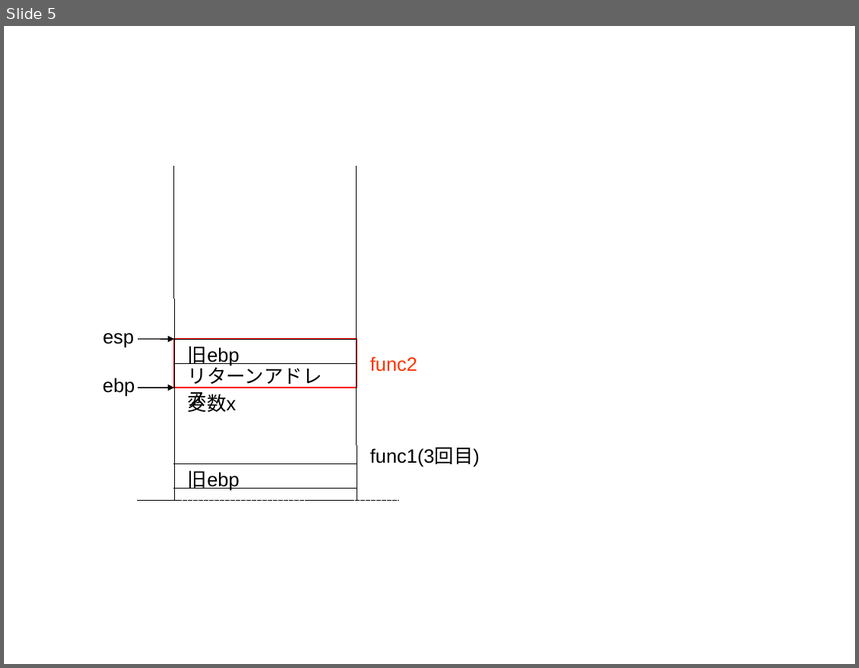
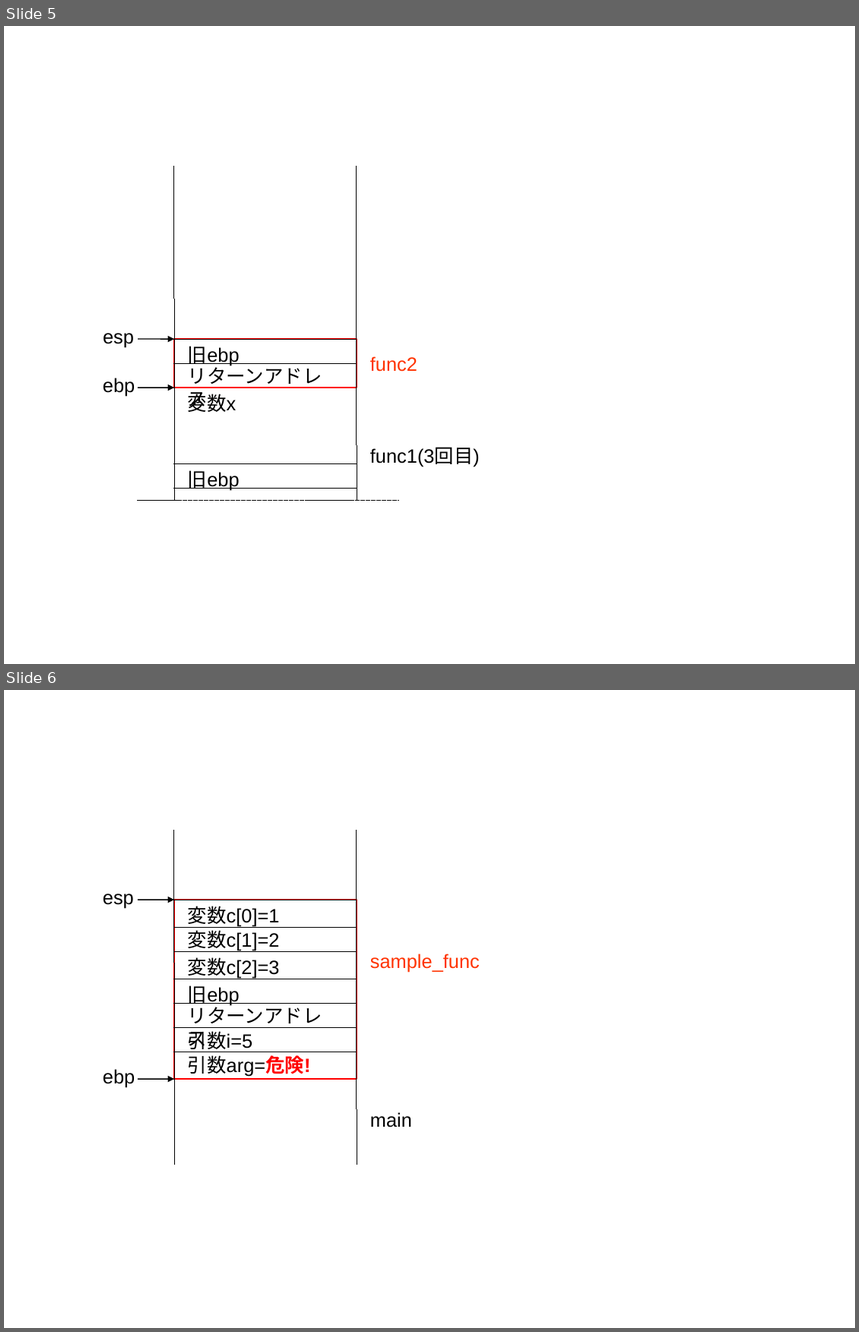
Before and after one commit to gimKondo/lt_slide, a slide deck: image_work/func_stack.odp. Shown one above the other, each under a label of ours: slide 5 before the commit, slides 5 and 6 after it. The pictures are 859x668 and 859x1332 pixels, drawn with LibreOffice and Linux fonts; fonts in the diff are those of the drawing. Boxes give left, top, right and bottom in pixels: in the first picture for what was removed or moved away, otherwise in the second. Text is boxed around its words. In the diff, an @@ line names an element or a change of style, - is before the commit and + after.

```diff
--- a/image_work/func_stack.odp
+++ b/image_work/func_stack.odp
@@ slide 6 added at [4,690,855,1328], background #FFFFFF @@
@@ line added from (174, 830) to (174, 1164), #000000 0 pt @@
@@ line added from (357, 830) to (357, 1164), #000000 0 pt @@
@@ text added at [103,894,134,908], 18 pt, text #000000 @@
+esp
@@ arrow added from (138, 900) to (174, 900), #000000 0.99 pt @@
@@ line added from (174, 900) to (357, 900), #000000 0 pt @@
@@ rectangle added at [175,900,357,1079], outline #FF0000 1.5 pt @@
@@ text added at [188,906,280,928], 18 pt, text #000000 @@
+変数c[0]=1
@@ line added from (174, 927) to (357, 927), #000000 0 pt @@
@@ text added at [188,927,280,952], 18 pt, text #000000 @@
+変数c[1]=2
@@ line added from (174, 952) to (357, 952), #000000 0 pt @@
@@ text added at [188,958,280,980], 18 pt, text #000000 @@
+変数c[2]=3
@@ text added at [370,954,480,972], 18 pt, text #FF3300 @@
+sample_func
@@ line added from (174, 979) to (357, 979), #000000 0 pt @@
@@ text added at [188,986,240,1006], 18 pt, text #000000 @@
+旧ebp
@@ line added from (174, 1004) to (357, 1004), #000000 0 pt @@
@@ text added at [188,1003,322,1049], 18 pt, text #000000 @@
+リターンアドレス
@@ line added from (174, 1027) to (357, 1027), #000000 0 pt @@
@@ text added at [188,1031,253,1053], 18 pt, text #000000 @@
+引数i=5
@@ line added from (174, 1053) to (357, 1053), #000000 0 pt @@
@@ text added at [103,1069,135,1087], 18 pt, text #000000 @@
+ebp
@@ text added at [188,1056,311,1077], 18 pt, text #000000 @@
+引数arg=危険!
@@ arrow added from (138, 1079) to (174, 1079), #000000 0.99 pt @@
@@ line added from (174, 1079) to (357, 1079), #000000 0 pt @@
@@ text added at [370,1113,412,1128], 18 pt, text #000000 @@
+main
```
Also in this commit, not shown: 1 slide changed, 1 other slide added, 4 other files.
